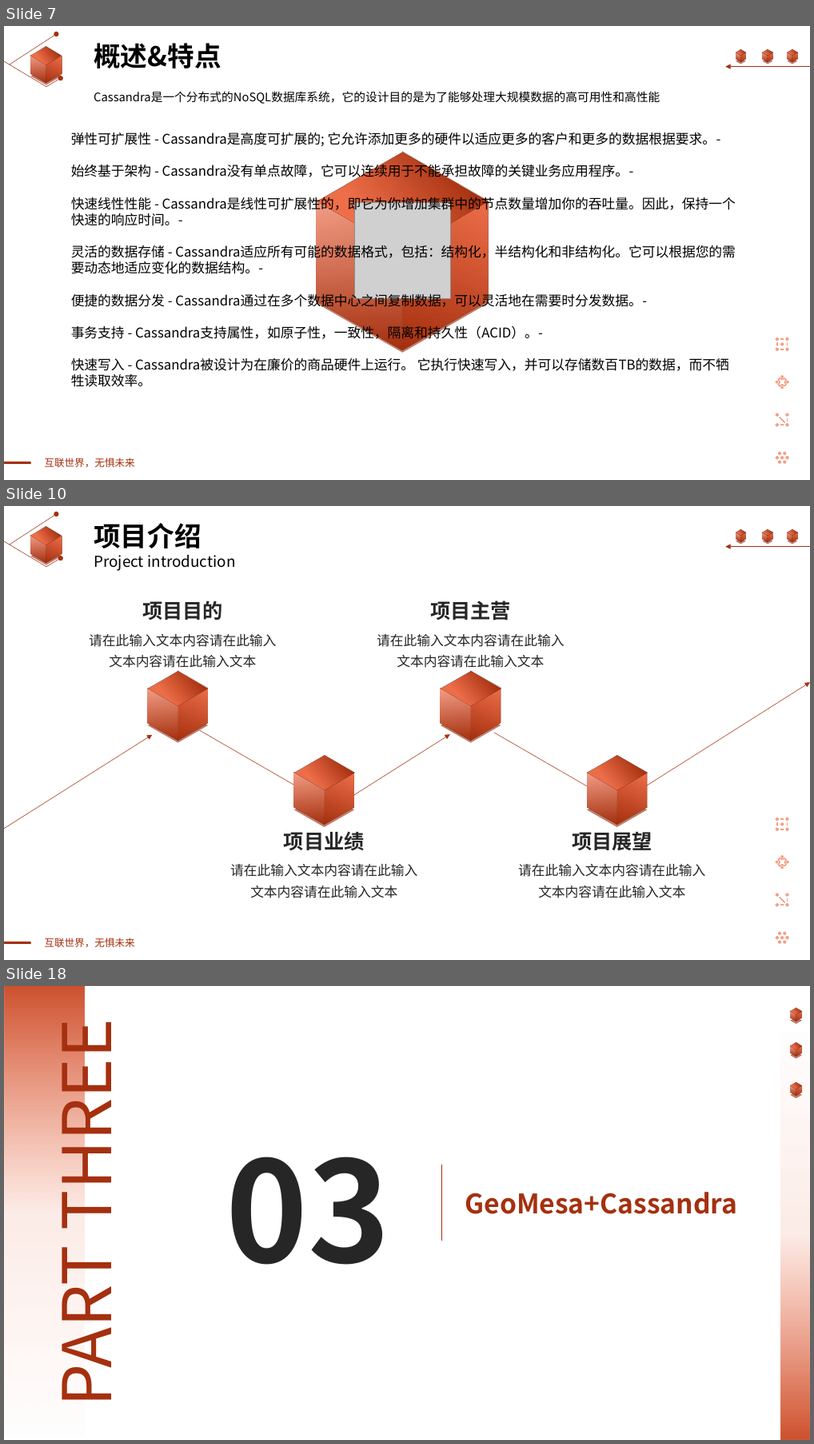
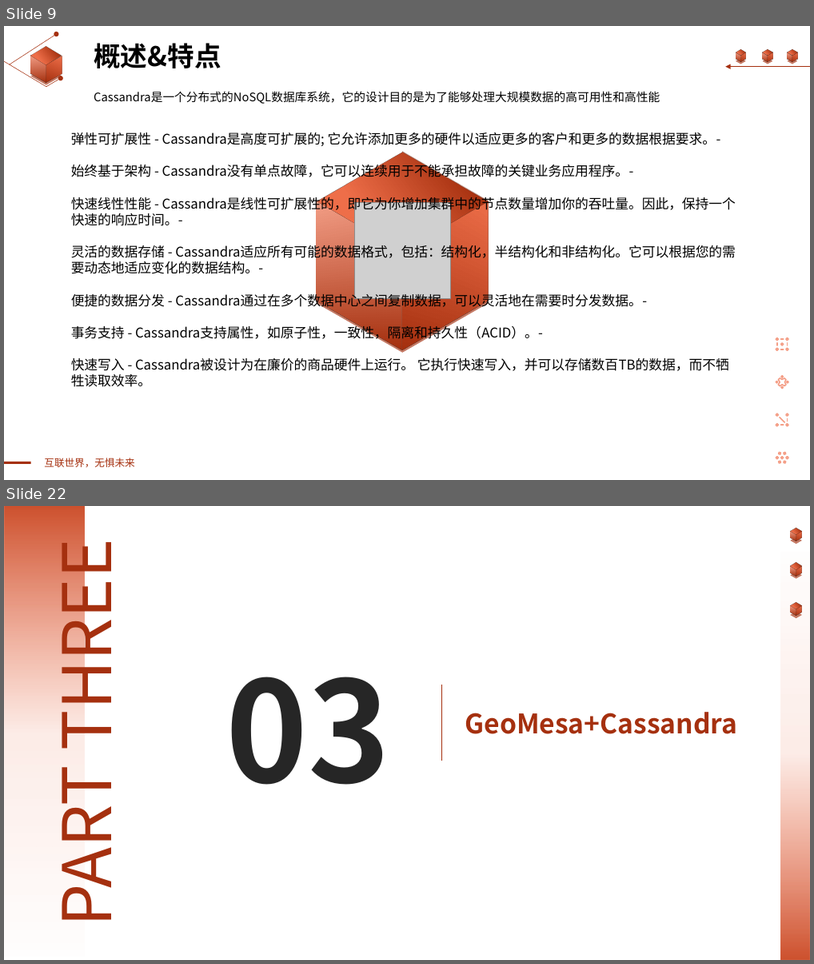
Before and after one commit to linkongluyin/linkongluyin, a slide deck: LearningPPT/1-2302250ZU6.pptx. Shown one above the other, each under a label of ours: slides 7, 10 and 18 before the commit, slides 9 and 22 after it; the slides between them are not shown. The pictures are 814x1444 and 814x964 pixels, drawn with LibreOffice and Linux fonts; fonts in the diff are those of the drawing; grey boxes stand for pictures. Boxes give left, top, right and bottom in pixels: in the first picture for what was removed or moved away, otherwise in the second. Text is boxed around its words. In the diff, an @@ line names an element or a change of style, - is before the commit and + after.

```diff
--- a/LearningPPT/1-2302250ZU6.pptx
+++ b/LearningPPT/1-2302250ZU6.pptx
@@ slide 10 removed at [4, 506, 810, 960], background #FFFFFF; not listed: 73 template elements that a slide beside it also shows @@
@@ text removed at [94, 523, 201, 548] @@
-项目介绍
@@ text removed at [94, 555, 235, 571] @@
-Project introduction
@@ text removed at [142, 600, 223, 620] @@
-项目目的
@@ text removed at [430, 600, 511, 620] @@
-项目主营
@@ text removed at [89, 634, 276, 668] @@
-请在此输入文本内容请在此输入文本内容请在此输入文本
@@ text removed at [377, 634, 564, 668] @@
-请在此输入文本内容请在此输入文本内容请在此输入文本
@@ group removed at [142, 667, 214, 744]: 6 rectangles, 2 lines @@
@@ group removed at [434, 667, 507, 744]: 6 rectangles, 2 lines @@
@@ arrow removed from (630, 796) to (810, 682) @@
@@ arrow removed from (4, 828) to (152, 735) @@
@@ arrow removed from (200, 731) to (301, 788) @@
@@ arrow removed from (349, 798) to (450, 734) @@
@@ arrow removed from (494, 732) to (596, 791) @@
@@ group removed at [288, 752, 361, 828]: 6 rectangles, 2 lines @@
@@ group removed at [581, 752, 654, 828]: 6 rectangles, 2 lines @@
@@ text removed at [284, 831, 365, 850] @@
-项目业绩
@@ text removed at [572, 831, 653, 851] @@
-项目展望
@@ text removed at [230, 864, 418, 898] @@
-请在此输入文本内容请在此输入文本内容请在此输入文本
@@ text removed at [518, 864, 706, 898] @@
-请在此输入文本内容请在此输入文本内容请在此输入文本
@@ what was slide 7 is now slide 9 @@
@@ what was slide 18 is now slide 22 @@
```
Also in this commit, not shown: 2 slides changed, 14 slides added, 15 other slides removed, 23 other files.
